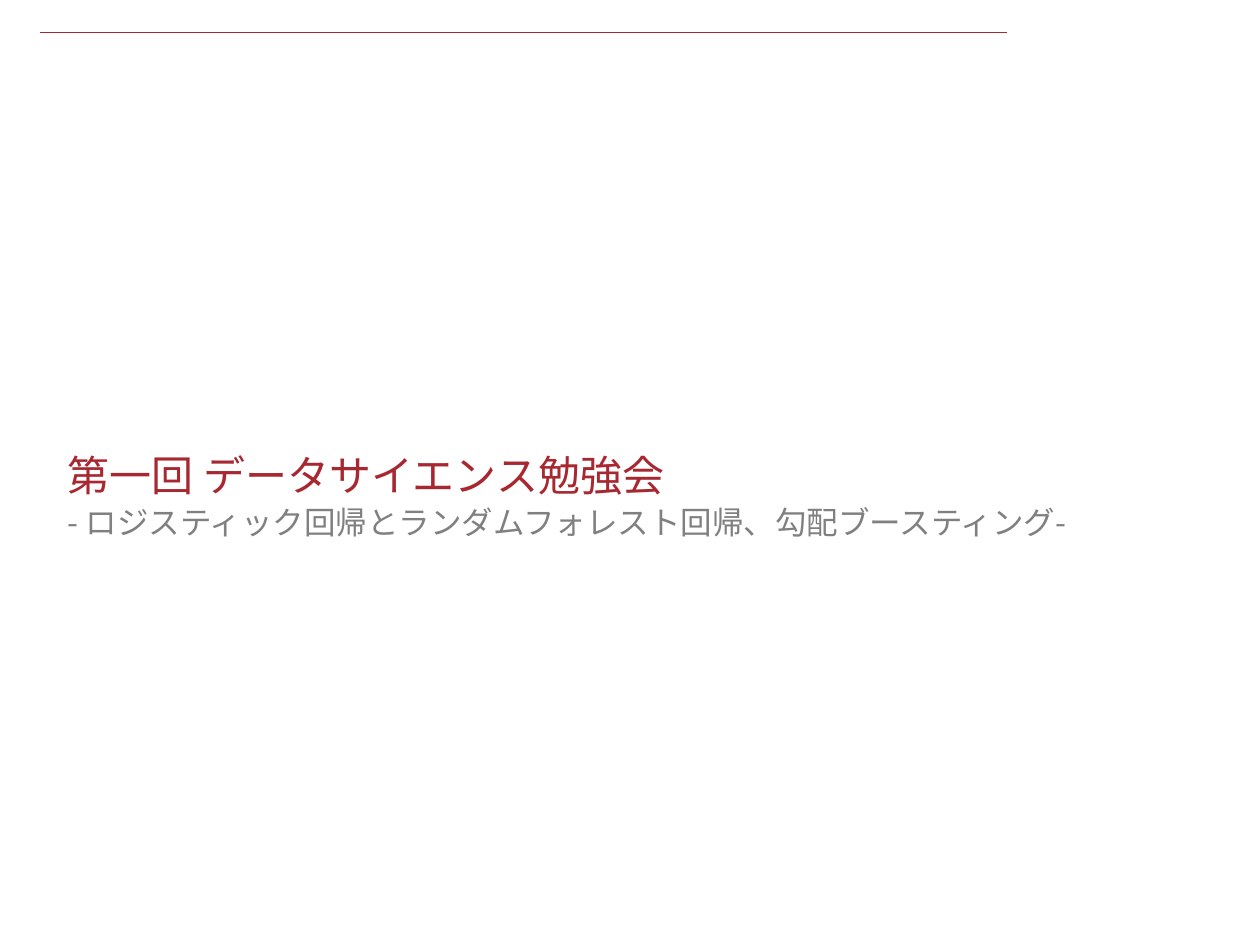
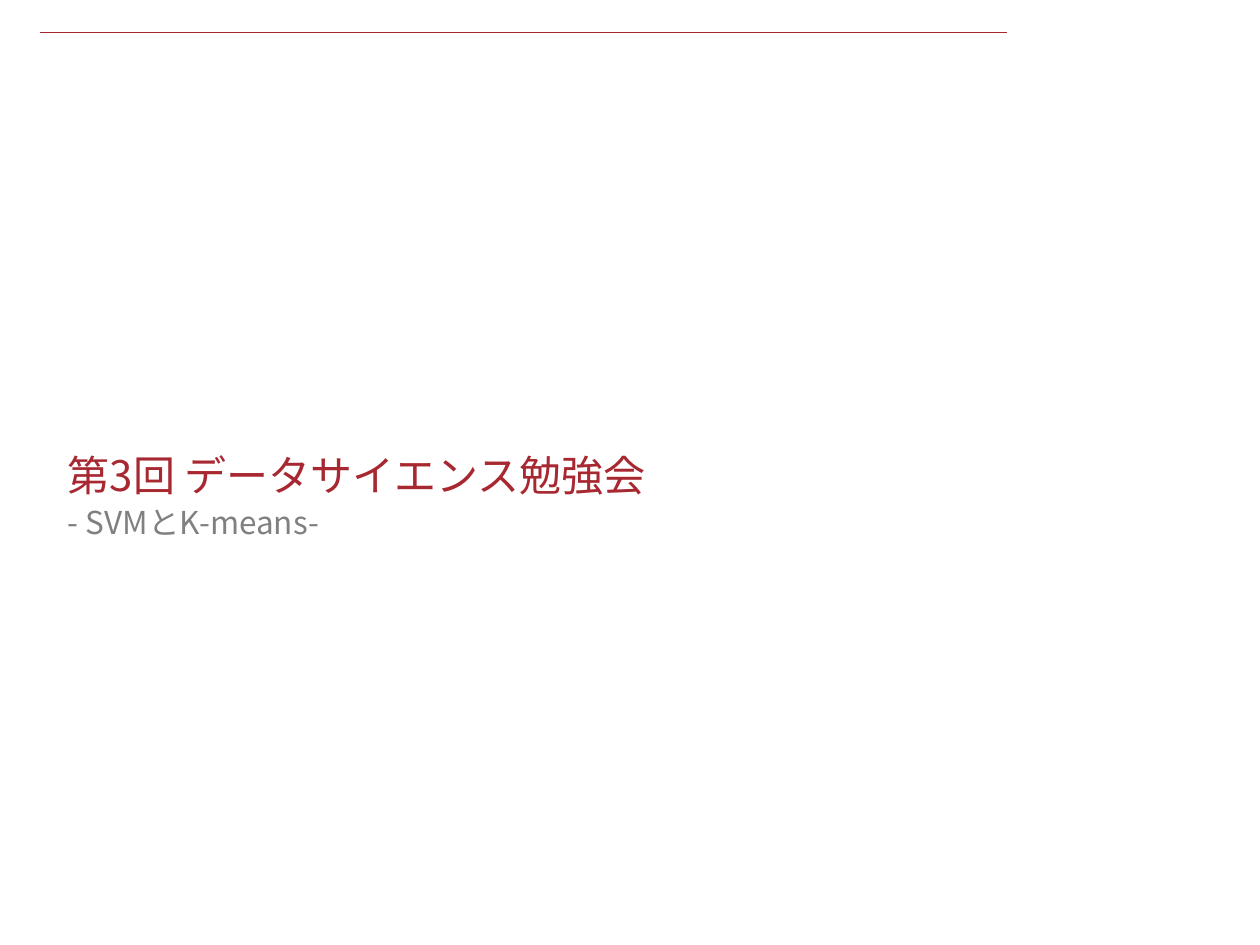
Before and after one commit to KeitoSugiyama/data_science_seminar, a slide deck: slide 1 of 3_SVM_Kmeans/第三回勉強会資料.pptx. Drawn at 1260x945 pixels with LibreOffice and Linux fonts; fonts in the diff are those of the drawing. Boxes give left, top, right and bottom in pixels: in the first picture for what was removed or moved away, otherwise in the second. Text is boxed around its words. In the diff, an @@ line names an element or a change of style, - is before the commit and + after.

Commit message:
fix ppt

```diff
--- a/3_SVM_Kmeans/第三回勉強会資料.pptx
+++ b/3_SVM_Kmeans/第三回勉強会資料.pptx
@@ title at [68,455,646,535]: text changed; size 18 to 24 pt; text colour #808080 to #A82831 @@
-第一回 データサイエンス勉強会
-- ロジスティック回帰とランダムフォレスト回帰、勾配ブースティング-
+第3回 データサイエンス勉強会
+- SVMとK-means-
```
Also in this commit, not shown: 1 other file.
